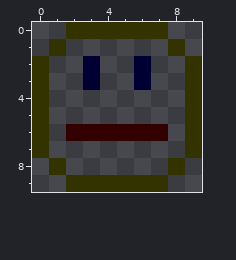
Pixel-art sprite, stored at public/themes/default/img/smileys/unsure.png. That is the earlier state.
The file is 10x10 pixels.
After:
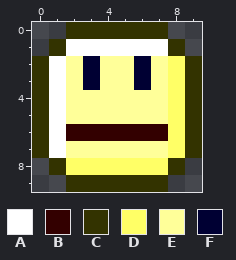
Palette (. is transparent): A #ffffff  B #330000  C #333300  D #ffff66  E #ffff99  F #000033
The edit:
{"y":1,"x":2,"old":"......","new":"AAAAAA"}
{"y":2,"x":1,"old":"..","new":"AE"}
{"y":2,"x":4,"old":"..","new":"EE"}
{"y":2,"x":7,"old":"..","new":"ED"}
{"y":3,"x":1,"old":"..","new":"AE"}
{"y":3,"x":4,"old":"..","new":"EE"}
{"y":3,"x":7,"old":"..","new":"ED"}
{"y":4,"x":1,"old":"........","new":"AEEEEEED"}
{"y":5,"x":1,"old":"........","new":"AEEEEEED"}
{"y":6,"x":1,"old":".","new":"A"}
{"y":6,"x":8,"old":".","new":"D"}
{"y":7,"x":1,"old":"........","new":"AEEEEEED"}
{"y":8,"x":2,"old":"......","new":"DDDDDD"}
